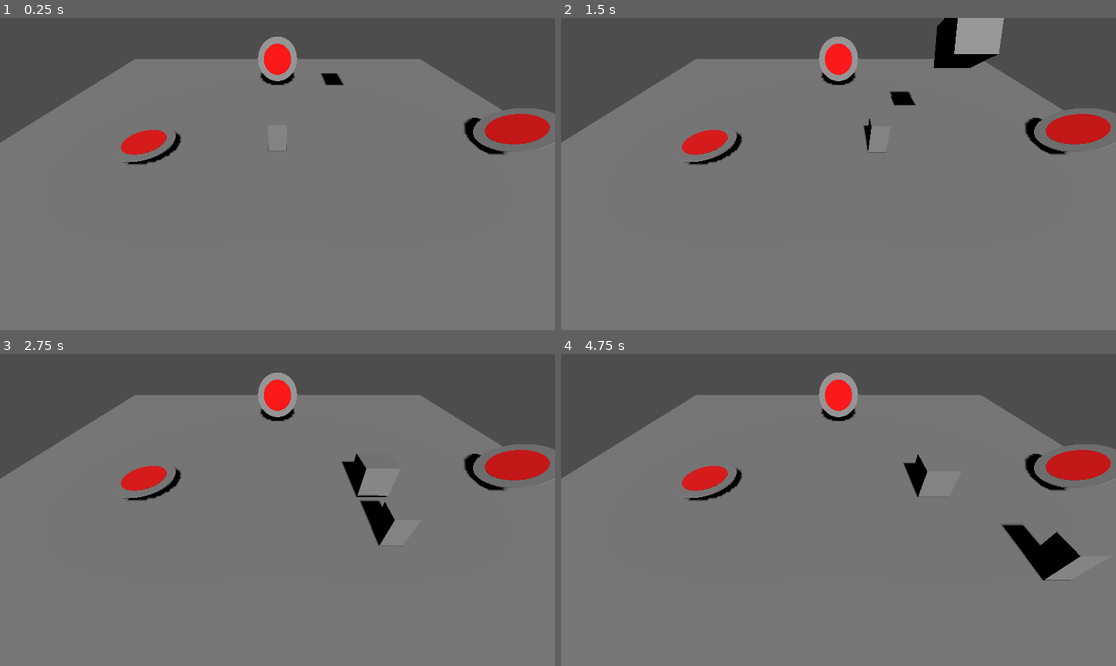
Above: before the commit, frames 1-4 (two rows, left to right).
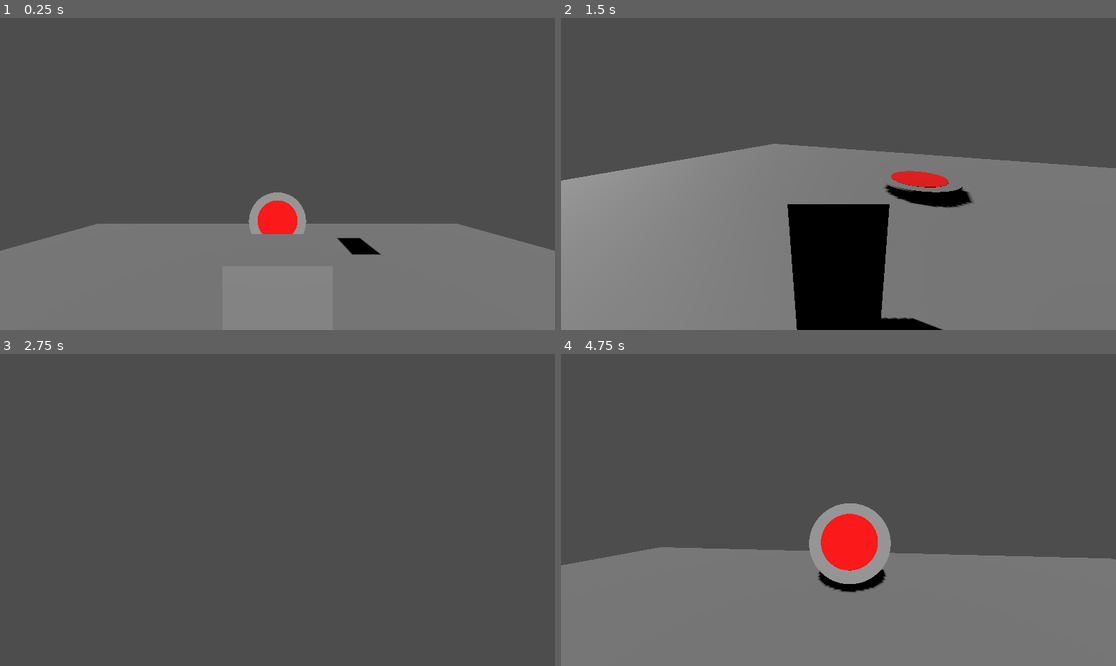
Above: after the commit, the same moments.

Repository: MarcoCamposAngel/JuegoPracticaPlataforma
Game: Godot game, scene res://Escenas/EscenaBase.tscn
Same seed, same stepped clock (60 frames per second), same inputs: the game is played once before the commit and once after it.
Inputs (mouse positions are in pixels of both pictures, inside the frame that each line leads up to):
- Up to frame 1 (0.25 s): no input
- Up to frame 2 (1.5 s): move the mouse to (960, 158) at 0.52 s; hold D (mover_derecha) 0.53-1.28 s; tap Space (saltar) at 0.6, 0.77, 1.07, 1.35 s; move the mouse to (727, 189) at 1.27 s; hold S (mover_abajo) from 1.28 s (still down)
- Up to frame 3 (2.75 s): tap Space (saltar) at 1.52, 1.82, 2.1 s; move the mouse to (333, 441) at 2.02 s; release S (mover_abajo) at 2.03 s; hold D (mover_derecha) from 2.03 s (still down)
- Up to frame 4 (4.75 s): move the mouse to (810, 572) at 2.77 s; release D (mover_derecha) at 2.78 s; hold W (mover_arriba) 2.78-3.53 s; tap Space (saltar) at 2.85, 3.02, 3.32, 3.6, 3.77, 4.07, 4.35, 4.52 s; move the mouse to (1005, 556) at 3.52 s; hold A (mover_izquierda) from 3.53 s (still down); tap Escape (pausa, bound only after the commit) at 4.15 s; move the mouse to (672, 463) at 4.27 s

The runs differ from the first frame. In frame 1, 49% of the frame differs, in the area x 0-100%, y 6-76%; in frame 2, 38%; in frame 3, 81%, in the area x 0-100%, y 6-100%; in frame 4, 47%.

Commit message:
cambios script movimiento y camara

Diff:
--- a/nuevo-proyecto-de-juego/Escenas/EscenaBase.tscn
+++ b/nuevo-proyecto-de-juego/Escenas/EscenaBase.tscn
@@ -1,7 +1,9 @@
-[gd_scene load_steps=6 format=3 uid="uid://8gwkm0r15him"]
+[gd_scene load_steps=8 format=3 uid="uid://8gwkm0r15him"]
 
 [ext_resource type="PackedScene" uid="uid://uu1avj3yb0mv" path="res://Objetos/Cubo.tscn" id="1_x21ax"]
+[ext_resource type="Script" uid="uid://uhd2ygtrgfa2" path="res://Scripts/Camara/camara.gd" id="2_85k6h"]
 [ext_resource type="PackedScene" uid="uid://bhmi7603rw3u0" path="res://Objetos/personaje_prueba.tscn" id="2_b0te4"]
+[ext_resource type="Script" uid="uid://boqx4e5lmdrfa" path="res://Scripts/PersonajePrueba/personaje_prueba2.gd" id="3_8vix5"]
 [ext_resource type="PackedScene" uid="uid://bw03st07qmh5x" path="res://Objetos/trampolin.tscn" id="3_uqu8t"]
 
 [sub_resource type="BoxMesh" id="BoxMesh_ss6bw"]
@@ -22,25 +24,29 @@
 [node name="CollisionShape3D" type="CollisionShape3D" parent="Suelo"]
 shape = SubResource("BoxShape3D_ss6bw")
 
-[node name="Luz" type="DirectionalLight3D" parent="."]
-transform = Transform3D(1, 0, 0, 0, 0.7850467, 0.61943656, 0, -0.61943656, 0.7850467, 0, 15.805849, 15.61705)
-shadow_enabled = true
+[node name="PersonajePrueba" parent="." node_paths=PackedStringArray("cam_camara") instance=ExtResource("2_b0te4")]
+transform = Transform3D(-1, 0, -8.742278e-08, 0, 1, 0, 8.742278e-08, 0, -1, 0, 10, 0)
+script = ExtResource("3_8vix5")
+gravedad_caida = -20.0
+f_friccion_suelo = 1000.0
+f_velocidad_salto = 7.0
+gravedad_salto = -12.0
+cam_camara = NodePath("../Camara")
+metadata/_edit_group_ = true
 
-[node name="RigidBody3D" parent="." instance=ExtResource("1_x21ax")]
+[node name="Punto_primera_persona2" type="Node3D" parent="PersonajePrueba"]
+transform = Transform3D(1, 0, 0, 0, 1, 0, 0, 0, 1, 0, 1.5, 1.5)
+
+[node name="Punto_tercera_persona2" type="Node3D" parent="PersonajePrueba"]
+transform = Transform3D(-1, 0, -8.742278e-08, 0, 1, 0, 8.742278e-08, 0, -1, 0, 5, 7)
+
+[node name="Camara" type="Camera3D" parent="." node_paths=PackedStringArray("punto_primera_persona")]
+transform = Transform3D(1, 0, 0, 0, 0.847539, 0.5307331, 0, -0.5307331, 0.847539, 0, 32.42836, 32.16713)
+script = ExtResource("2_85k6h")
+punto_primera_persona = NodePath("../PersonajePrueba/Punto_tercera_persona2")
+
+[node name="Cubo" parent="." instance=ExtResource("1_x21ax")]
 transform = Transform3D(1, 0, 0, 0, 0.8346941, 0.55071384, 0, -0.55071384, 0.8346941, 15.424164, 26.944992, 0)
-
-[node name="Camara" type="Camera3D" parent="."]
-transform = Transform3D(1, 0, 0, 0, 0.7071068, 0.7071068, 0, -0.7071068, 0.7071068, 0, 22.418266, 29.011932)
-
-[node name="PersonajePrueba" parent="." node_paths=PackedStringArray("cam_camara") instance=ExtResource("2_b0te4")]
-transform = Transform3D(1, 0, 0, 0, 1, 0, 0, 0, 1, 0, 4.0929737, 0)
-f_velocidad = 15.0
-f_velocidad_caida = -30.0
-f_velocidad_salto = 30.0
-f_altura_maxima_salto = 5.0
-f_friccion_suelo = 10.0
-f_friccion_aire = 5.0
-cam_camara = NodePath("../Camara")
 
 [node name="Trampolin" parent="." instance=ExtResource("3_uqu8t")]
 transform = Transform3D(4.2654333, -0.52176917, 0, 2.6088462, 0.85308677, 0, 0, 0, 4.9999995, 39.245537, 3.8921614, 0)
@@ -53,3 +59,7 @@
 [node name="Trampolin3" parent="." instance=ExtResource("3_uqu8t")]
 transform = Transform3D(5, 0, 0, 0, 0.3537034, -4.6767874, 0, 0.93535745, 1.768517, 0, 6.2346926, -28.726845)
 fuerza_impulso = 30.0
+
+[node name="Luz" type="DirectionalLight3D" parent="."]
+transform = Transform3D(1, 0, 0, 0, 0.7850467, 0.61943656, 0, -0.61943656, 0.7850467, 0, 15.805849, 15.61705)
+shadow_enabled = true
--- /dev/null
+++ b/nuevo-proyecto-de-juego/Scripts/Camara/camara.gd
@@ -0,0 +1,30 @@
+extends Camera3D
+
+@export var punto_primera_persona:Node3D
+@export var f_sensibilidad:float = 0.5
+
+@export var f_rotacion_x:float = 0.0
+@export var f_rotacion_y:float = 0.0
+
+func _ready() -> void:
+# Obtener rotación actual del punto de primera persona
+	var rot = punto_primera_persona.global_rotation
+	rotation_degrees = Vector3(rot.y,rot.x,0)
+
+func _process(delta:float) -> void:
+	mantener_posicion(delta)
+	aplicar_rotacion()
+
+func mantener_posicion (delta:float) -> void:
+	transform = punto_primera_persona.global_transform
+
+func aplicar_rotacion() -> void:
+	# Solo rotamos si el mouse está capturado
+	if Input.get_mouse_mode() == Input.MOUSE_MODE_CAPTURED:
+		rotation_degrees = Vector3(f_rotacion_y, f_rotacion_x, 0)
+
+
+func _unhandled_input(event: InputEvent) -> void:
+	if event is  InputEventMouseMotion:
+		f_rotacion_x -= event.relative.x * f_sensibilidad
+		f_rotacion_y -= event.relative.y * f_sensibilidad
--- a/nuevo-proyecto-de-juego/Scripts/PersonajePrueba/personaje_prueba.gd
+++ b/nuevo-proyecto-de-juego/Scripts/PersonajePrueba/personaje_prueba.gd
@@ -50,8 +50,7 @@
 	# Entrada de movimiento
 	var entrada_direccion = Vector2(
 		Input.get_action_strength("mover_derecha") - Input.get_action_strength("mover_izquierda"),
-		Input.get_action_strength("mover_arriba") - Input.get_action_strength("mover_abajo")
-	)
+		Input.get_action_strength("mover_arriba") - Input.get_action_strength("mover_abajo"))
 
 	var direccion = Vector3.ZERO
 	var cam_delante = -cam_camara.transform.basis.z
--- /dev/null
+++ b/nuevo-proyecto-de-juego/Scripts/PersonajePrueba/personaje_prueba2.gd
@@ -0,0 +1,103 @@
+extends CharacterBody3D
+
+# Velocidad general del personaje
+@export var f_velocidad:float = 5.0
+@export var gravedad_caida := -20.0        # mientras cae
+@export var f_friccion_suelo: float = 4.0
+@export var f_friccion_aire: float = 1.0
+
+# Parametros relacionados con el salto
+@export var f_velocidad_salto:float = 7.0
+@export var gravedad_salto := -12.0        # mientras sube
+
+@export var cam_camara : Camera3D
+
+
+# Variables internas
+var direccion := Vector3.ZERO
+var raton_capturado := true
+
+func _ready() -> void:
+	Input.set_mouse_mode(Input.MOUSE_MODE_CAPTURED)
+
+func _process(delta: float) -> void:
+	raton_capturado = Input.get_mouse_mode() == Input.MOUSE_MODE_CAPTURED
+	orientar_personaje()
+	pausar()
+
+func _physics_process(delta: float) -> void:
+	# Gravedad
+	aplicar_gravedad(delta)
+
+	# Salta en caso de pulsar el boton asociado al salto
+	saltar()
+
+	# Mover al personaje
+	var direccion = obtener_direccion_movimiento()
+
+	if direccion != Vector3.ZERO:
+		velocity.x = direccion.x * f_velocidad
+		velocity.z = direccion.z * f_velocidad
+	else:
+		if is_on_floor():
+			velocity.x = move_toward(velocity.x, 0, f_friccion_suelo * delta)
+			velocity.z = move_toward(velocity.z, 0, f_friccion_suelo * delta)
+		else:
+			velocity.x = move_toward(velocity.x, 0, f_friccion_aire * delta)
+			velocity.z = move_toward(velocity.z, 0, f_friccion_aire * delta)
+
+	move_and_slide()
+
+	# Detectar trampolines y aplicar rebote
+	for i in range(get_slide_collision_count()):
+		var col = get_slide_collision(i)
+		var collider = col.get_collider()
+		var posible_trampolin = collider.get_parent()
+
+		if posible_trampolin is Trampolin:
+			aplicar_impulso_trampolin(posible_trampolin)
+
+# Función de impulso del trampolín
+func aplicar_impulso_trampolin(trampolin: Trampolin) -> void:
+	var normal = trampolin.get_normal().normalized()
+	var potencia = trampolin.get_potencia()
+	velocity += normal * potencia
+
+# Funcion para el salto
+func saltar() -> void:
+	if Input.is_action_just_pressed("saltar") and is_on_floor():
+		velocity.y = f_velocidad_salto
+
+func aplicar_gravedad(delta: float) -> void:
+	if not is_on_floor():
+		if velocity.y > 0: # Si ha saltado
+			velocity.y += gravedad_salto * delta
+		else : # Si está cayendo de forma natural o empieza a caer despues de un salto
+			velocity.y += gravedad_caida * delta
+
+func obtener_direccion_movimiento() -> Vector3:
+	var entrada := Vector2(
+		Input.get_action_strength("mover_derecha") - Input.get_action_strength("mover_izquierda"),
+		Input.get_action_strength("mover_arriba") - Input.get_action_strength("mover_abajo")
+		)
+
+	# Si no se introduce ninguna direccion
+	if entrada == Vector2.ZERO:
+		return Vector3.ZERO
+
+	var adelante = -cam_camara.global_transform.basis.z
+	var derecha = cam_camara.global_transform.basis.x
+
+	return (adelante * entrada.y + derecha * entrada.x).normalized()
+
+func orientar_personaje() -> void:
+	# Aplicamos la rotación del eje y al personaje
+	if raton_capturado:
+		rotation.y = cam_camara.rotation.y
+
+func pausar() -> void:
+	if Input.is_action_just_pressed("pausa"):
+		if raton_capturado:
+			Input.set_mouse_mode(Input.MOUSE_MODE_VISIBLE)
+		else:
+			Input.set_mouse_mode(Input.MOUSE_MODE_CAPTURED)
--- /dev/null
+++ b/nuevo-proyecto-de-juego/personaje_prueba2.gd
@@ -0,0 +1,67 @@
+extends CharacterBody3D
+
+# Velocidad general del personaje
+@export var f_velocidad:float = 5.0
+@export var gravedad_caida := -20.0        # mientras cae
+
+# Parametros relativos a la rotacion del personaje
+var rotacion_x:= 0.0
+var rotacion_y:= 0.0
+#@export var f_velocidad_rotacion:float = 1.0
+
+# Parametros relacionados con el salto
+@export var f_velocidad_salto:float = 7.0
+@export var gravedad_salto := -12.0        # mientras sube
+
+
+@export var cam_camara : Camera3D
+
+func _process(delta: float) -> void:
+	rotacion_x = cam_camara.f_rotacion_x
+	rotacion_y = cam_camara.f_rotacion_y
+	rotation_degrees = Vector3(0, rotacion_x, 0)
+
+func _physics_process(delta: float) -> void:
+	# Gravedad
+	if not is_on_floor():
+		if velocity.y > 0: # Si ha saltado
+			velocity.y += gravedad_salto * delta
+		else : # Si está cayendo de forma natural o empieza a caer despues de un salto
+			velocity.y += gravedad_caida * delta
+
+
+	# Salta en caso de pulsar el boton asociado al salto
+	if Input.is_action_just_pressed("saltar") and is_on_floor():
+		saltar()
+
+	# Entrada del movimiento
+	var entrada_direccion := Vector2(
+		Input.get_action_strength("mover_derecha") - Input.get_action_strength("mover_izquierda"),
+		Input.get_action_strength("mover_arriba") - Input.get_action_strength("mover_abajo")
+	)
+
+	# Variable para la direccion
+	var direccion:Vector3 = Vector3.ZERO
+
+	# Direccion relativa de la camara
+	var cam_delante := -cam_camara.transform.basis.z
+	var cam_derecha := cam_camara.transform.basis.x
+
+	# Asigno la direccion que seguira el personaje a la direccion relativa de la camara
+	direccion = (cam_delante * entrada_direccion.y) + (cam_derecha * entrada_direccion.x)
+	direccion.y = 0
+	direccion = direccion.normalized()
+
+	if is_on_floor(): # Solo puede moverse en caso de estar en el suelo
+		if direccion:
+			velocity.x = direccion.x * f_velocidad
+			velocity.z = direccion.z * f_velocidad
+		else:
+			velocity.x = move_toward(velocity.x, 0, f_velocidad)
+			velocity.z = move_toward(velocity.z, 0, f_velocidad)
+
+	move_and_slide()
+
+# Funcion para el salto
+func saltar() -> void:
+	velocity.y = f_velocidad_salto
--- a/nuevo-proyecto-de-juego/project.godot
+++ b/nuevo-proyecto-de-juego/project.godot
@@ -42,3 +42,8 @@
 "events": [Object(InputEventKey,"resource_local_to_scene":false,"resource_name":"","device":-1,"window_id":0,"alt_press …(191 unchanged characters)…
 ]
 }
+pausa={
+"deadzone": 0.2,
+"events": [Object(InputEventKey,"resource_local_to_scene":false,"resource_name":"","device":0,"window_id":0,"alt_pressed":false,"shift_pressed":false,"ctrl_pressed":false,"meta_pressed":false,"pressed":false,"keycode":0,"physical_keycode":4194305,"key_label":0,"unicode":0,"location":0,"echo":false,"script":null)
+]
+}
Not shown, added: nuevo-proyecto-de-juego/Scripts/Camara/camara.gd.uid
Not shown, added: nuevo-proyecto-de-juego/Scripts/PersonajePrueba/personaje_prueba2.gd.uid
Not shown, added: nuevo-proyecto-de-juego/personaje_prueba2.gd.uid
